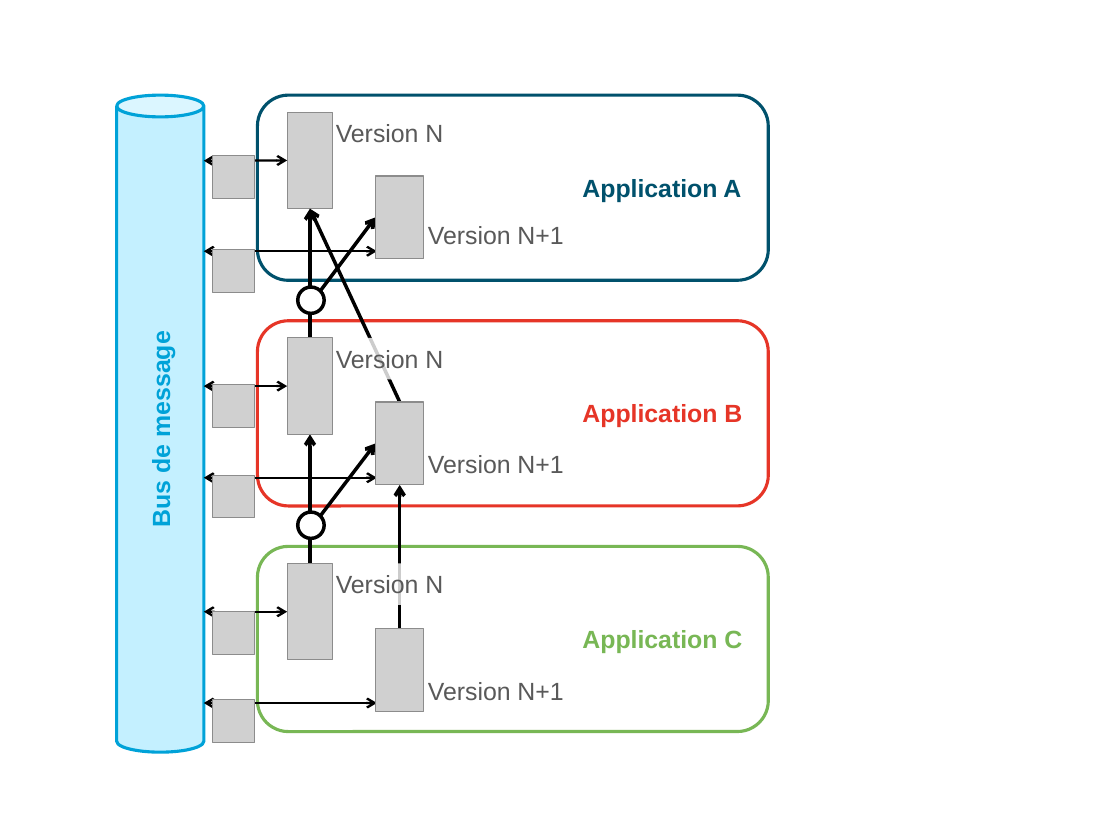
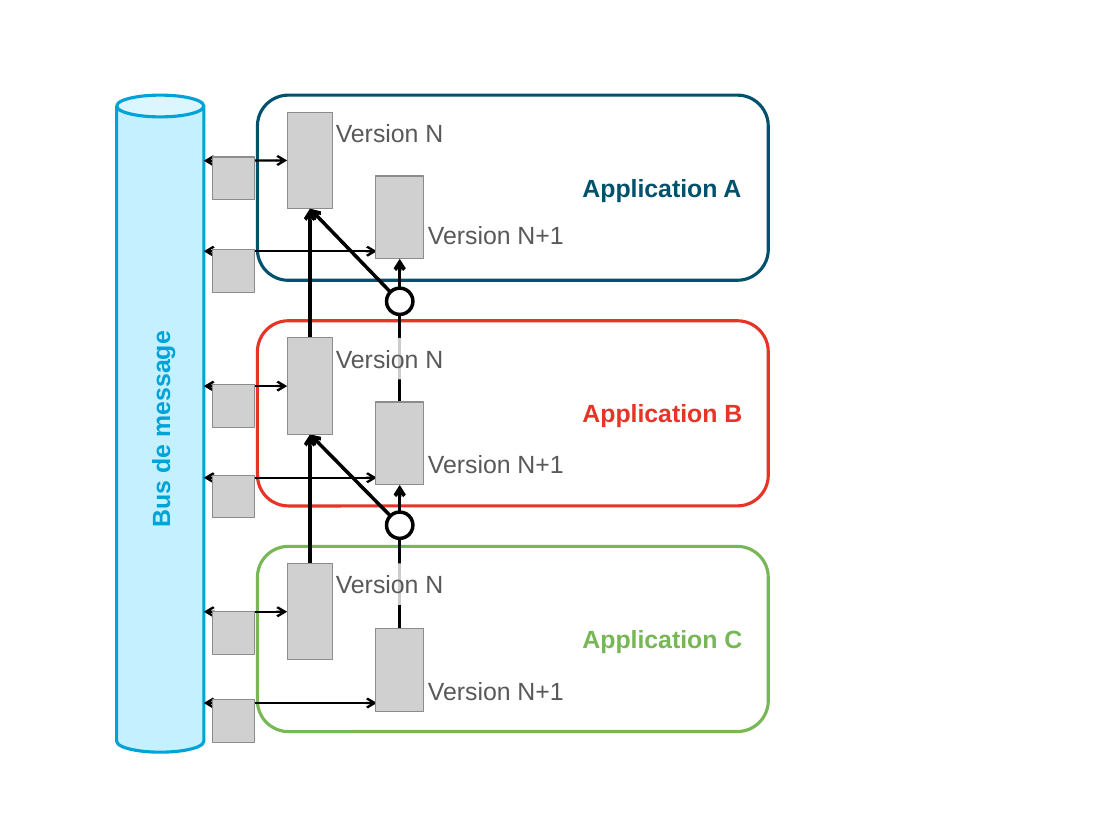
Before and after one commit to archiloque/blog, a slide deck: slide 3 of wip/recette_services/illus.pptx (slide 2 before the commit). Drawn at 1120x840 pixels with LibreOffice and Linux fonts; fonts in the diff are those of the drawing; grey boxes stand for pictures; background and template pictures are left out. Boxes give left, top, right and bottom in pixels: in the first picture for what was removed or moved away, otherwise in the second. Text is boxed around its words. In the diff, an @@ line names an element or a change of style, - is before the commit and + after.

```diff
--- a/wip/recette_services/illus.pptx
+++ b/wip/recette_services/illus.pptx
@@ arrow moved from (320, 291) - (375, 217) to (391, 292) - (310, 208) @@
@@ arrow moved from (400, 402) - (310, 208) to (400, 402) - (400, 259) @@
@@ ellipse: place and size @@
-ellipse at box(298, 287, 325, 312)
+ellipse at box(386, 288, 413, 314)
@@ arrow moved from (320, 516) - (375, 444) to (391, 516) - (310, 435) @@
@@ ellipse: place and size @@
-ellipse at box(298, 512, 325, 538)
+ellipse at box(386, 512, 413, 538)
```
Also in this commit, not shown: 1 slide added, 3 other files.
